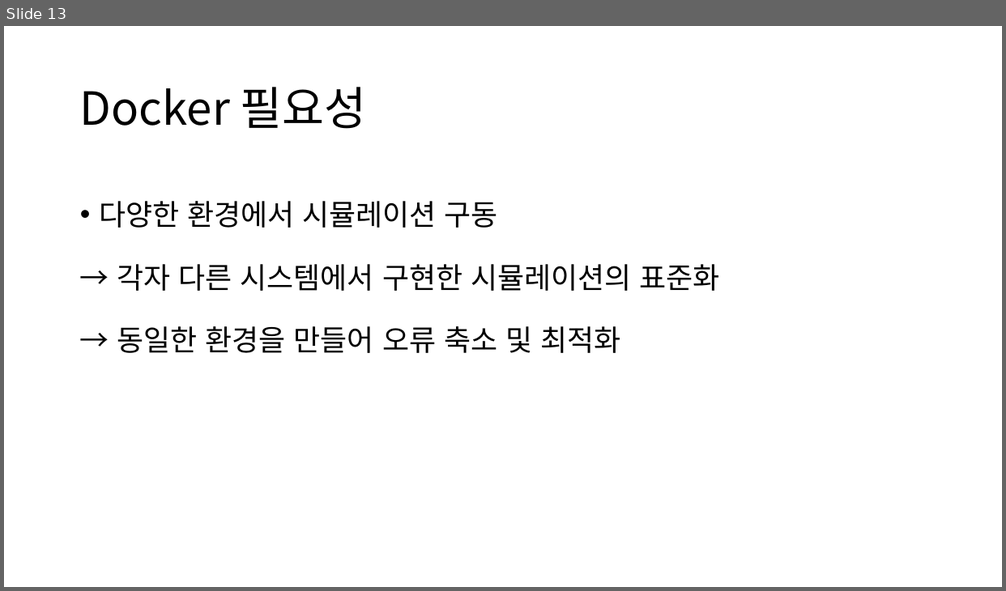
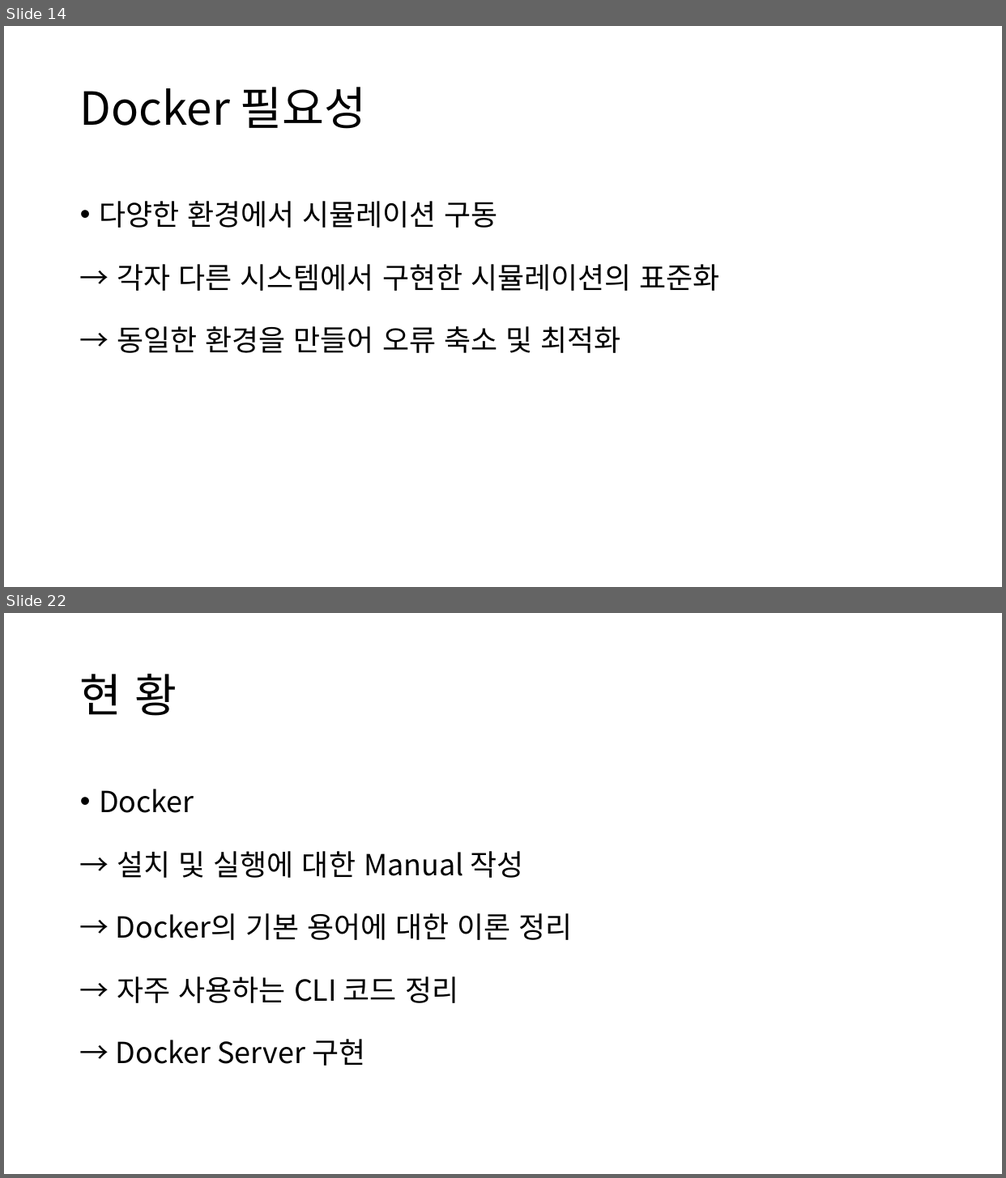
Before and after one commit to RoiDaeyoon/GDS, a slide deck: Git Docker Services.pptx. Shown one above the other, each under a label of ours: slide 13 before the commit, slides 14 and 22 after it; the slides between them are not shown. The pictures are 1006x591 and 1006x1178 pixels, drawn with LibreOffice and Linux fonts; fonts in the diff are those of the drawing. Boxes give left, top, right and bottom in pixels: in the first picture for what was removed or moved away, otherwise in the second. Text is boxed around its words. In the diff, an @@ line names an element or a change of style, - is before the commit and + after.

```diff
--- a/Git Docker Services.pptx
+++ b/Git Docker Services.pptx
@@ slide 22 added at [4,613,1002,1174], background #FFFFFF @@
@@ title added at [80,674,177,716], 44 pt, text #000000 @@
+현 황
@@ text added at [99,789,573,1066], 28 pt, text #000000 @@
+• Docker
+→ 설치 및 실행에 대한 Manual 작성
+→ Docker의 기본 용어에 대한 이론 정리
+→ 자주 사용하는 CLI 코드 정리
+→ Docker Server 구현
@@ what was slide 13 is now slide 14 @@
```
Also in this commit, not shown: 2 slides changed, 9 other slides added, 1 slide removed, 2 other files.
